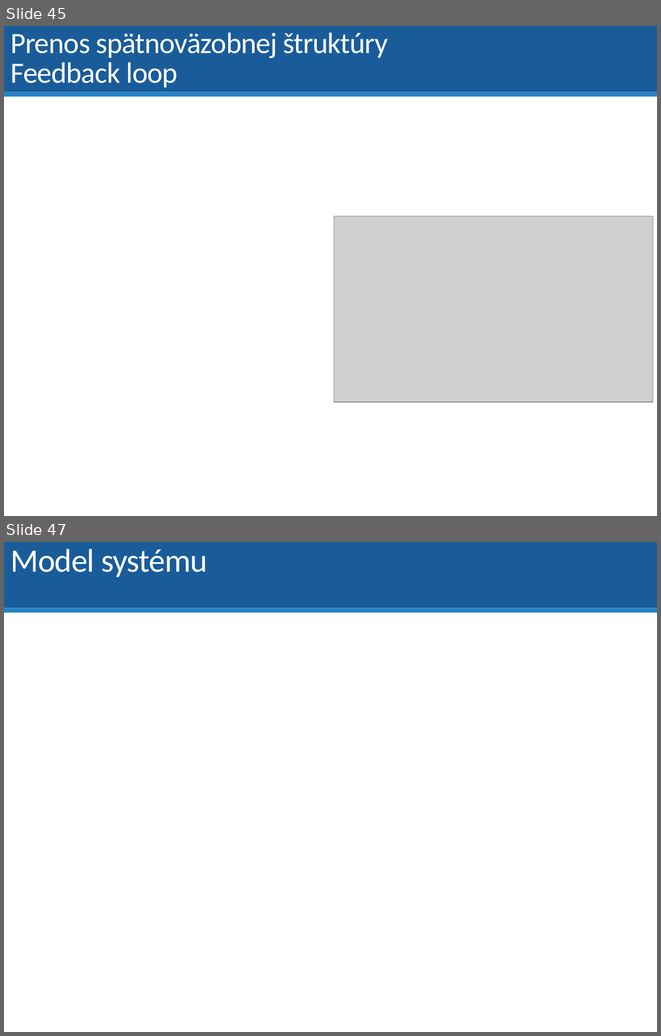
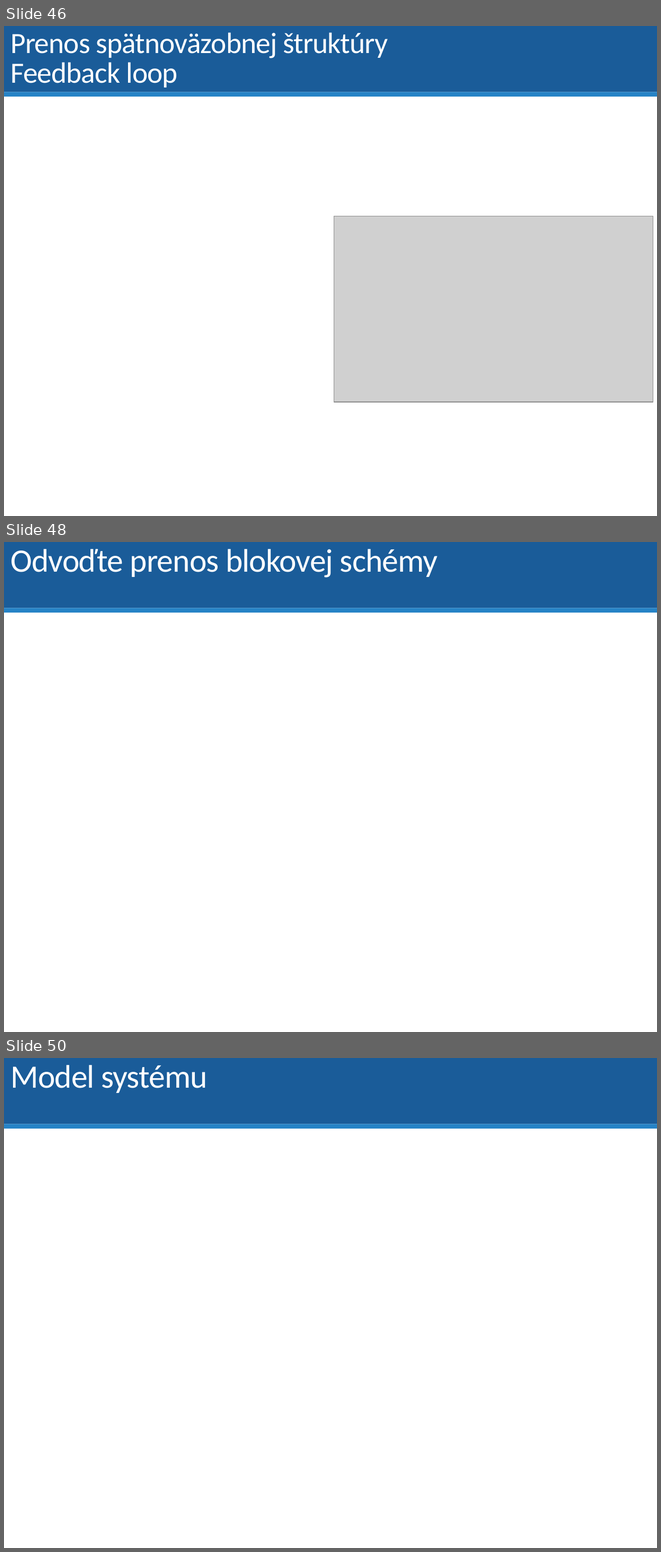
Before and after one commit to dodekm/TeamProjektKybernetika, a slide deck: Nove prednasky/P01_dynamika_dif_rovnice_LPT_prenosova_funkcia_modelovanie.pptx. Shown one above the other, each under a label of ours: slides 45 and 47 before the commit, slides 46, 48 and 50 after it; the slides between them are not shown. The pictures are 661x1036 and 661x1552 pixels, drawn with LibreOffice and Linux fonts; fonts in the diff are those of the drawing; grey boxes stand for pictures. Boxes give left, top, right and bottom in pixels: in the first picture for what was removed or moved away, otherwise in the second. Text is boxed around its words. In the diff, an @@ line names an element or a change of style, - is before the commit and + after.

```diff
--- a/Nove prednasky/P01_dynamika_dif_rovnice_LPT_prenosova_funkcia_modelovanie.pptx
+++ b/Nove prednasky/P01_dynamika_dif_rovnice_LPT_prenosova_funkcia_modelovanie.pptx
@@ slide 48 added at bbox=[4, 542, 657, 1032], background #FFFFFF; not listed: 2 template elements that a slide beside it also shows @@
@@ title added at bbox=[10, 549, 438, 578], 36 pt, text #FFFFFF @@
+Odvoďte prenos blokovej schémy
@@ what was slide 45 is now slide 46 @@
@@ what was slide 47 is now slide 50 @@
```
Also in this commit, not shown: 5 slides changed, 7 other slides added, 3 slides removed, 1 other file.
